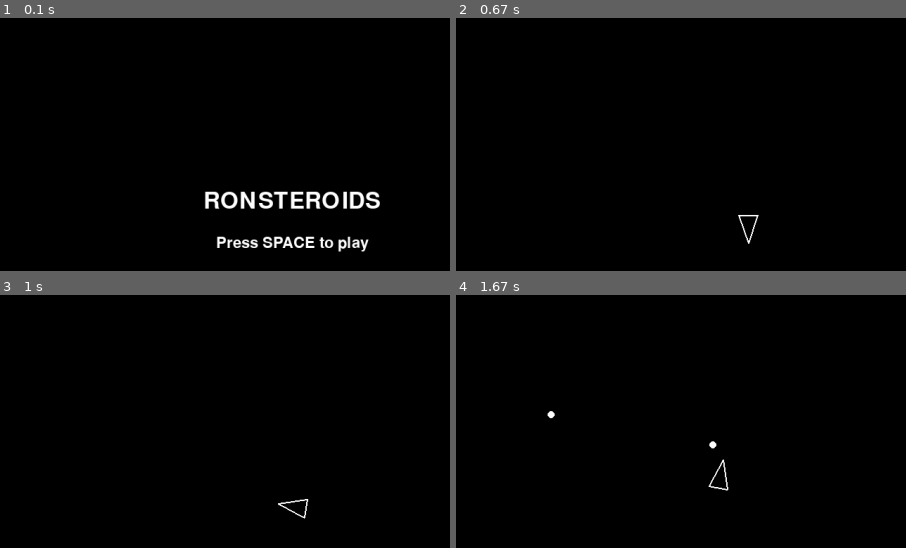
Above: before the commit, frames 1-4 (two rows, left to right).
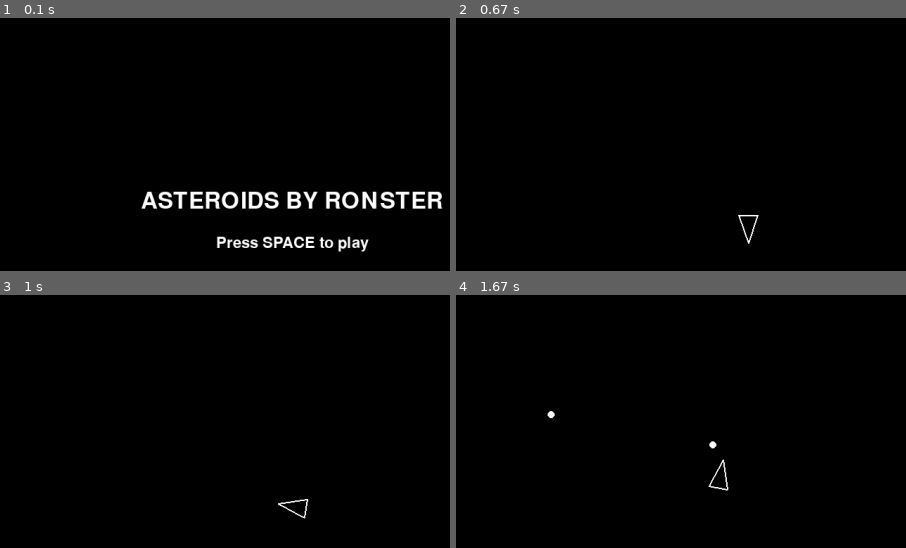
Above: after the commit, the same moments.

Repository: EERON36/pygame-asteroids
Game: pygame game, started from main.py
The game is run twice, just before and just after one commit, with the same random seed, the same clock (stepped at 60 frames per second) and the same inputs.
Inputs:
- Up to frame 1 (0.1 s): no input
- Up to frame 2 (0.67 s): tap Space at 0.33 s
- Up to frame 3 (1 s): hold D from 0.67 s (still down); tap Space at 0.73 s
- Up to frame 4 (1.67 s): tap Space at 1.03, 1.23, 1.57 s; release D at 1.13 s; hold W 1.17-1.47 s; hold D from 1.5 s (still down)
The pictures show only the part of the screen within x 18-68%, y 8-58%; the shares and areas given below are measured in that part.

The runs differ from the first frame. In frame 1, 2.9% of the frame differs, in the area x 31-99%, y 68-76%; in frame 2, nothing differs; in frame 3, nothing differs; in frame 4, nothing differs.

Commit message:
Create requirements.txt and update game

Diff:
--- a/main.py
+++ b/main.py
@@ -100,7 +100,7 @@
         screen.fill("black")
 
         if game_state == MENU:
-            title = font.render("RONSTEROIDS", True, (255, 255, 255))
+            title = font.render("ASTEROIDS BY RONSTER", True, (255, 255, 255))
             prompt = small_font.render("Press SPACE to play", True, (255, 255, 255))
 
             screen.blit(
Not shown, added: requirements.txt
